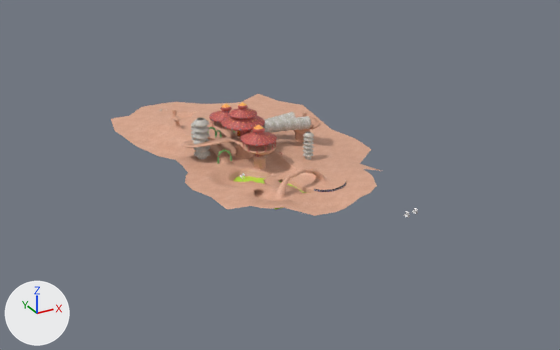
One commit to the Blender file media/trunk/tracks/xr691-new/xr591.blend: the scene before it, then after it.
The view is the same before and after, from a 50 mm lens placed at (-401.0, -736.0, 334.0), pointed at (-4.0, -14.0, -27.0). The axes (+X, +Y, +Z) are drawn at lower left. The lights are the same throughout. The picture after the commit comes second.
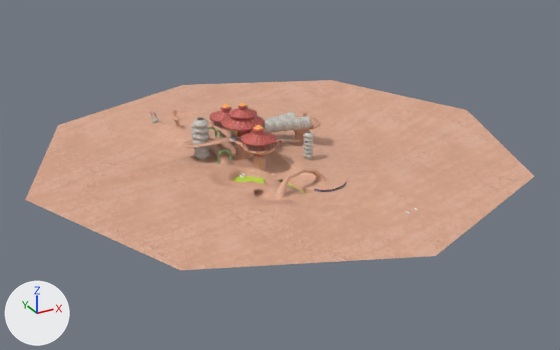
Boxes [x1, y1, x2, y2] around the edits, measured in the pictures (560 x 350 px):
```json
{"object": "BezierCurve", "change": "reshaped", "before": [111, 94, 381, 216], "after": [25, 80, 534, 270], "on screen": "88% wider, 55% taller"}
{"part": 1, "of": "me_mesh_423", "change": "built on", "before": [111, 94, 376, 216], "after": [25, 80, 534, 270]}
```

Edits to the scene script, one JSON object a line:
```json
{"block": "me_mesh_423", "where": "# used by ob_beziercurve; location = (-0.2, -3.2, 0.7)"}
{"op": "remove", "block": "me_mesh_423", "code": "me_mesh_423.from_pydata(...)  # 1469 vertices, 1515 faces; spans x -145.0..115.0, y -156.0..217.0, z -20.0..22.0"}
{"op": "add", "block": "me_mesh_423", "code": "me_mesh_423.from_pydata(...)  # 1469 vertices, 1550 faces; spans x -286.0..286.0, y -283.0..289.0, z -20.0..22.0"}
{"block": "me_mesh_423", "change": "me_mesh_423 part 1"}
{"block": "me_mesh_423", "change": "16 vertices are removed from x -142.0..65.0, y -156.0..194.0, z -9.0..7.0"}
{"block": "me_mesh_423", "change": "24 faces are deleted"}
{"block": "me_mesh_423", "change": "8 vertices in x -103.0..-86.0, y 137.0..174.0, z 0.0..3.0 move by (0.0, 0.0, 1.0)"}
{"block": "me_mesh_423", "change": "3 vertices in x -120.0..-103.0, y 138.0..156.0, z -3.0..1.0 move by (0.0, 0.0, 3.0)"}
{"block": "me_mesh_423", "change": "4 vertices move from x -118.0..-57.0, y 100.0..152.0, z -2.0..5.0 to x -118.0..-57.0, y 100.0..152.0, z 0.0..7.0"}
{"block": "me_mesh_423", "change": "16 vertices are added at x -286.0..286.0, y -283.0..289.0, z -11.0..5.0"}
{"block": "me_mesh_423", "change": "59 new faces join them"}
```
